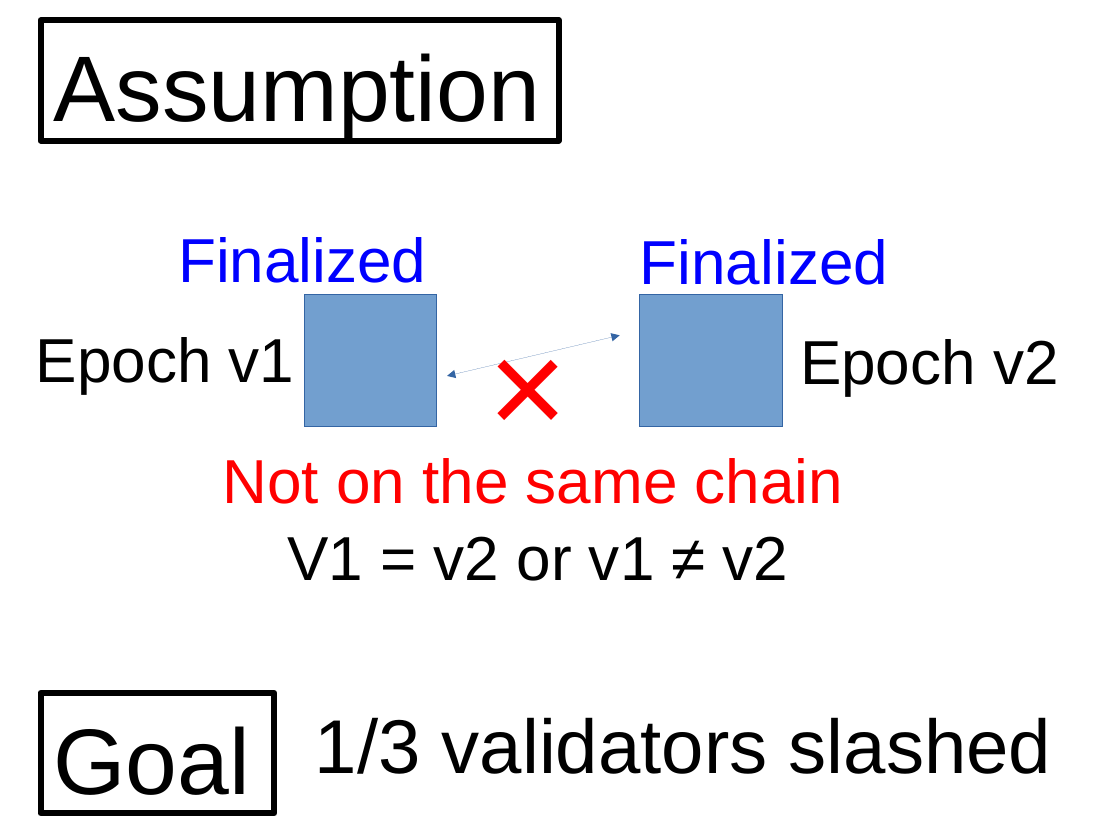
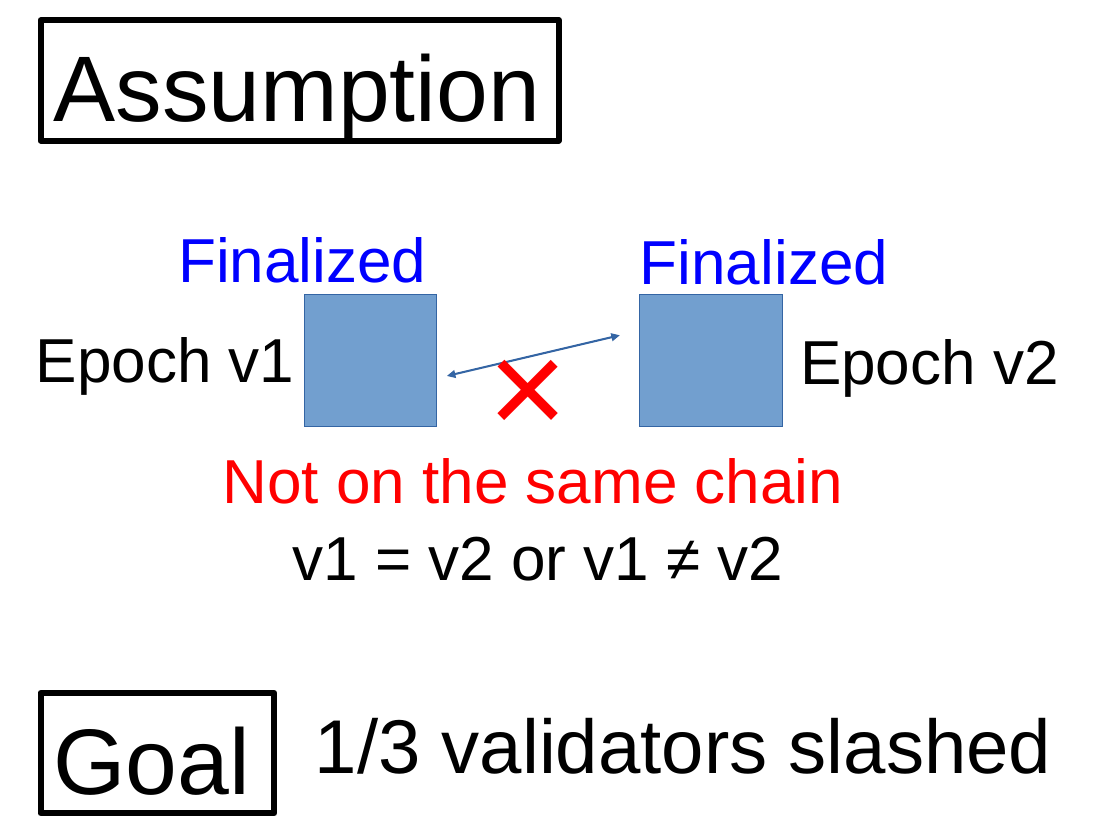
Before and after one commit to palmskog/pos, a slide deck: slide 15 of slide.odp. Drawn at 1120x840 pixels with LibreOffice and Linux fonts; fonts in the diff are those of the drawing. Boxes give left, top, right and bottom in pixels: in the first picture for what was removed or moved away, otherwise in the second. Text is boxed around its words. In the diff, an @@ line names an element or a change of style, - is before the commit and + after.

```diff
--- a/slide.odp
+++ b/slide.odp
@@ double arrow (447, 376) - (620, 335): stroke #3465A4 0 pt to #3465A4 1.45 pt @@
@@ text at box(293, 536, 784, 581): text changed @@
-V1 = v2 or v1 ≠ v2
+v1 = v2 or v1 ≠ v2
```
Also in this commit, not shown: 37 other slides changed.
